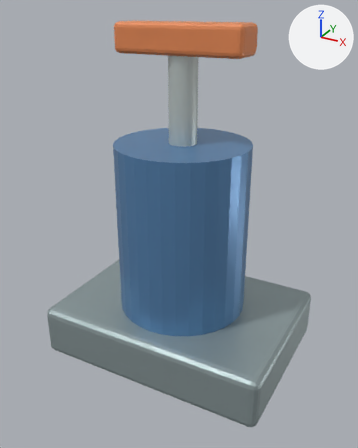
Two versions of the glTF model public/assets/models/pump.glb, one commit apart.
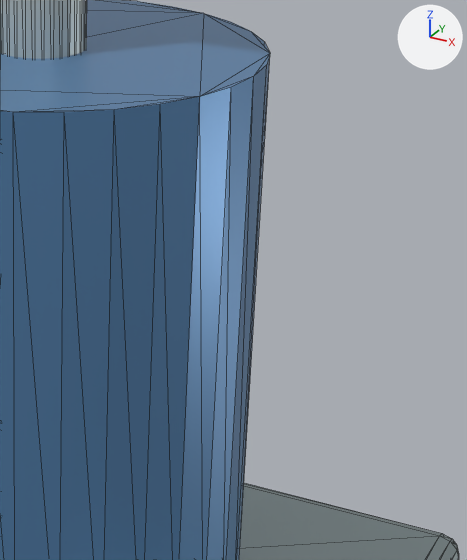
The first picture shows the older version from a 50 mm camera at (0.733, -1.358, 1.166) aimed at (0.003, -0.031, 0.503). The close-ups show the older and then the newer version on the part from 48% to 87% of the width and 29% to 67% of the height of that picture. Only the edits that show in the close-ups are written down. The axes (+X, +Y, +Z) are drawn at upper right. The lights are the same throughout. The close-ups show mesh edges as thin lines. Where no turn or scale is listed for an object, it has been applied to the vertices.

Names of what the first close-up shows: 'Pump_Base', 'Pump_Chamber', 'Pump_Handle_Rod'.
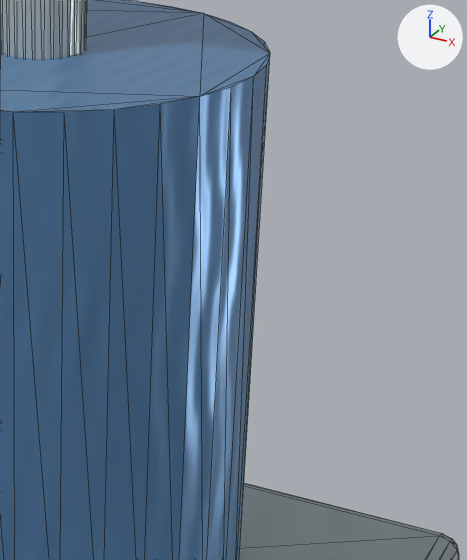
Changed parts and their boxes (x1, y1, x2, y2) in the close-ups (467 x 560 px):
'Pump_Chamber', surface changed
    both: (46, 53, 254, 560)

Diff of the bpy script that builds the scene:
```diff
--- a/public/assets/models/pump.glb.py
+++ b/public/assets/models/pump.glb.py
@@ img_pl_pump_chamber_mat_normal @@
+img_pl_pump_chamber_mat_normal = load_image('PL_Pump_Chamber_mat_Normal', '_unpacked/PL_Pump_Chamber_mat_Normal', 128, 128, 'Non-Color')
@@ img_pl_pump_chamber_mat_basecolor @@
+img_pl_pump_chamber_mat_basecolor = load_image('PL_Pump_Chamber_mat_BaseColor', '_unpacked/PL_Pump_Chamber_mat_BaseColor', 128, 128, 'sRGB')
@@ img_pl_pump_chamber_mat_roughness @@
+img_pl_pump_chamber_mat_roughness = load_image('PL_Pump_Chamber_mat_Roughness', '_unpacked/PL_Pump_Chamber_mat_Roughness', 128, 128, 'Non-Color')
@@ mat_pl_pump_chamber_mat @@
 mat_pl_pump_chamber_mat = bpy.data.materials.new('PL_Pump_Chamber_mat')
-# nodes: BsdfPrincipled, OutputMaterial
-# colours: blue #6190bf
+# nodes: BsdfPrincipled, Math, NormalMap, OutputMaterial, SeparateColor, TexImage x3
+# uses the picture img_pl_pump_chamber_mat_basecolor
+# uses the picture img_pl_pump_chamber_mat_normal
+# uses the picture img_pl_pump_chamber_mat_roughness
```
